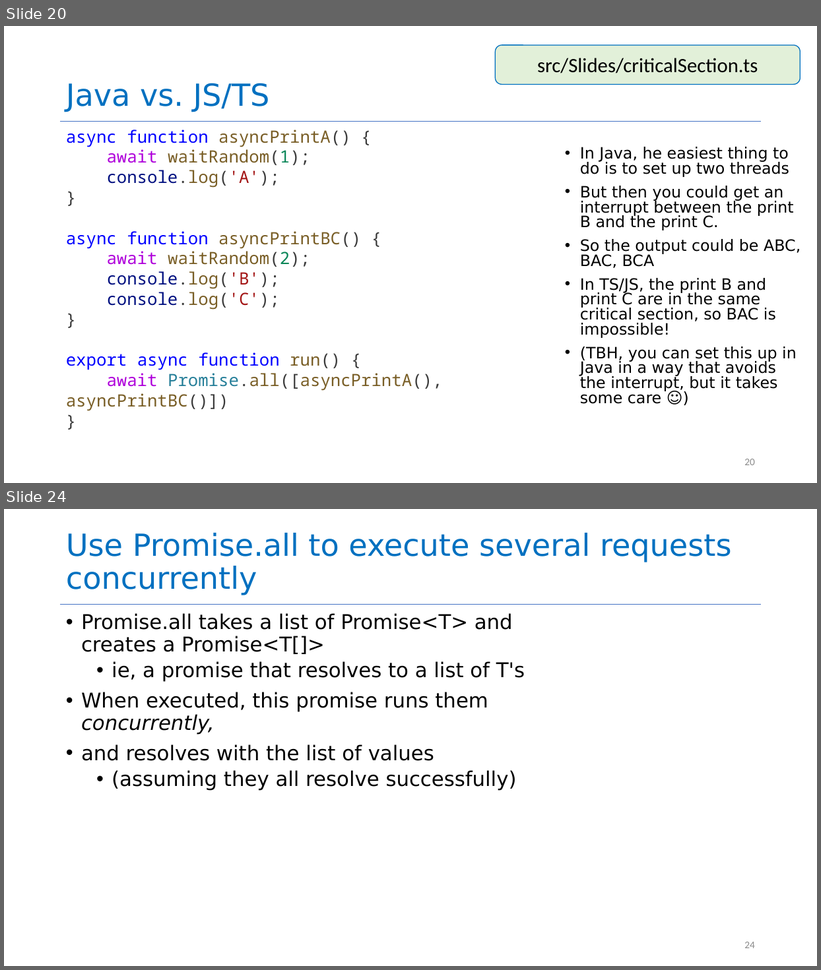
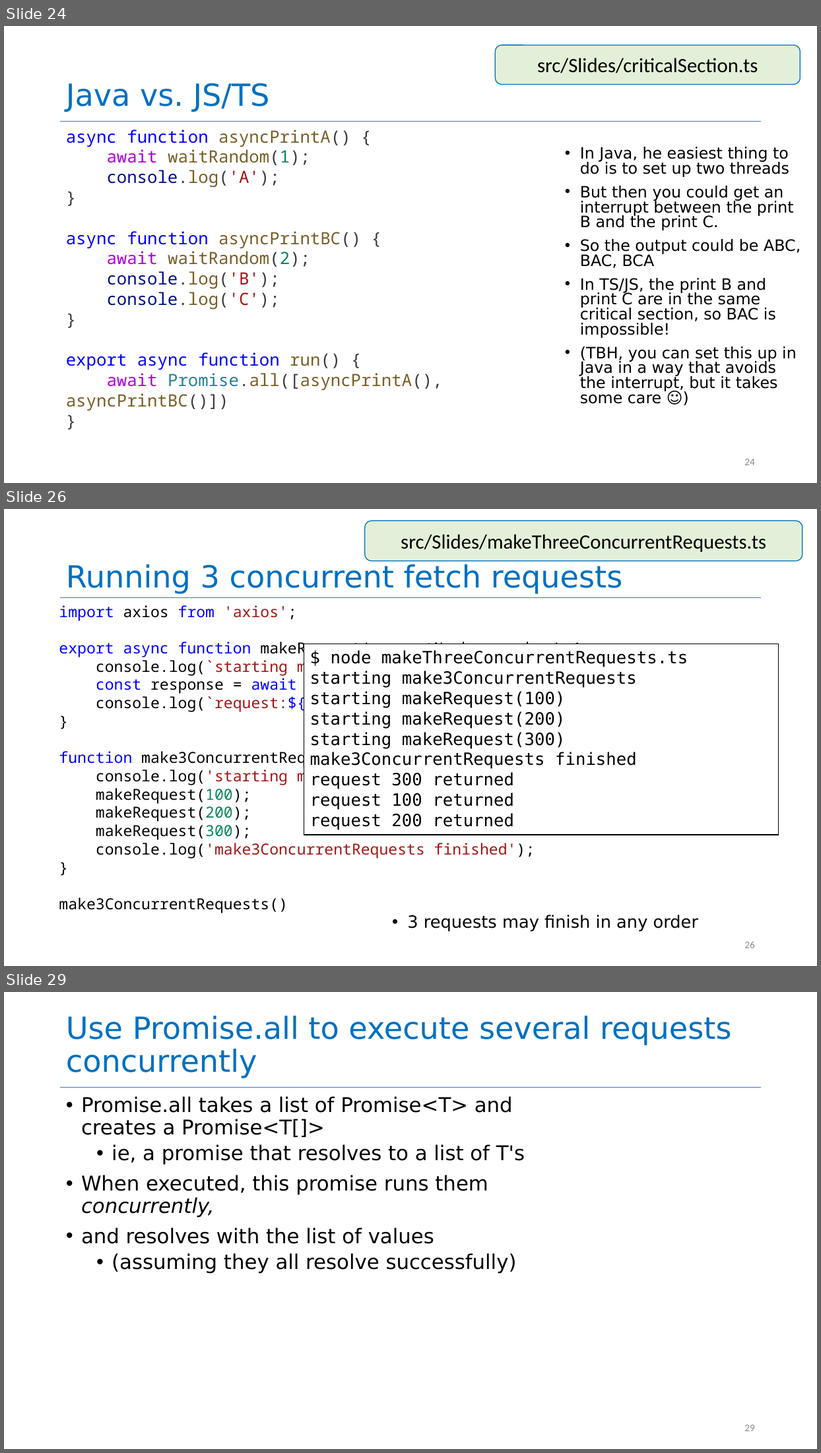
Before and after one commit to neu-se/CS4530-Fall-2026, a slide deck: Slides/Module 08 Concurrency.pptx. Shown one above the other, each under a label of ours: slides 20 and 24 before the commit, slides 24, 26 and 29 after it; the slides between them are not shown. The pictures are 821x970 and 821x1453 pixels, drawn with LibreOffice and Linux fonts; fonts in the diff are those of the drawing. Boxes give left, top, right and bottom in pixels: in the first picture for what was removed or moved away, otherwise in the second. Text is boxed around its words. In the diff, an @@ line names an element or a change of style, - is before the commit and + after.

```diff
--- a/Slides/Module 08 Concurrency.pptx
+++ b/Slides/Module 08 Concurrency.pptx
@@ slide 26 added at [4,509,817,966], background #FFFFFF @@
@@ rounded rectangle added at [365,521,803,561], fill #E2F0D9, outline #0070C0 1 pt, 24 pt, text #000000 @@
+src/Slides/makeThreeConcurrentRequests.ts
@@ title added at [66,564,623,594], 36 pt, text #0070C0 @@
+Running 3 concurrent fetch requests
@@ text added at [59,605,681,914], 18 pt, text #000000 @@
+import axios from 'axios';
+export async function makeRequest(requestNumber:number) {
+console.log(`starting makeRequest(${requestNumber})`);
+const response = await fetch('https://rest-example.covey.town');
+console.log(`request:${requestNumber} returned`);
+}
+function make3ConcurrentRequests() {
+console.log('starting make3ConcurrentRequests');
+makeRequest(100);
+makeRequest(200);
+makeRequest(300);
+console.log('make3ConcurrentRequests finished');
+}
+make3ConcurrentRequests()
@@ line added from (60, 597) to (762, 597), #4472C4 0.5 pt @@
@@ rectangle added at [304,644,779,835], fill #FFFFFF, outline #000000 1 pt, 20 pt, text #000000 @@
+$ node makeThreeConcurrentRequests.ts
+starting make3ConcurrentRequests
+starting makeRequest(100)
+starting makeRequest(200)
+starting makeRequest(300)
+make3ConcurrentRequests finished
+request 300 returned
+request 100 returned
+request 200 returned
@@ text added at [407,915,698,932], 20 pt, text #000000 @@
+• 3 requests may finish in any order
@@ page number added at [745,941,755,949], 12 pt, text #8C8C8C @@
+26
@@ what was slide 20 is now slide 24 @@
@@ page number at [745,459,755,466]: text changed @@
-20
+24
@@ what was slide 24 is now slide 29 @@
@@ page number at [745,1425,755,1432]: text changed @@
-24
+29
```
Also in this commit, not shown: 12 slides changed, 6 other slides added, 1 other file.
